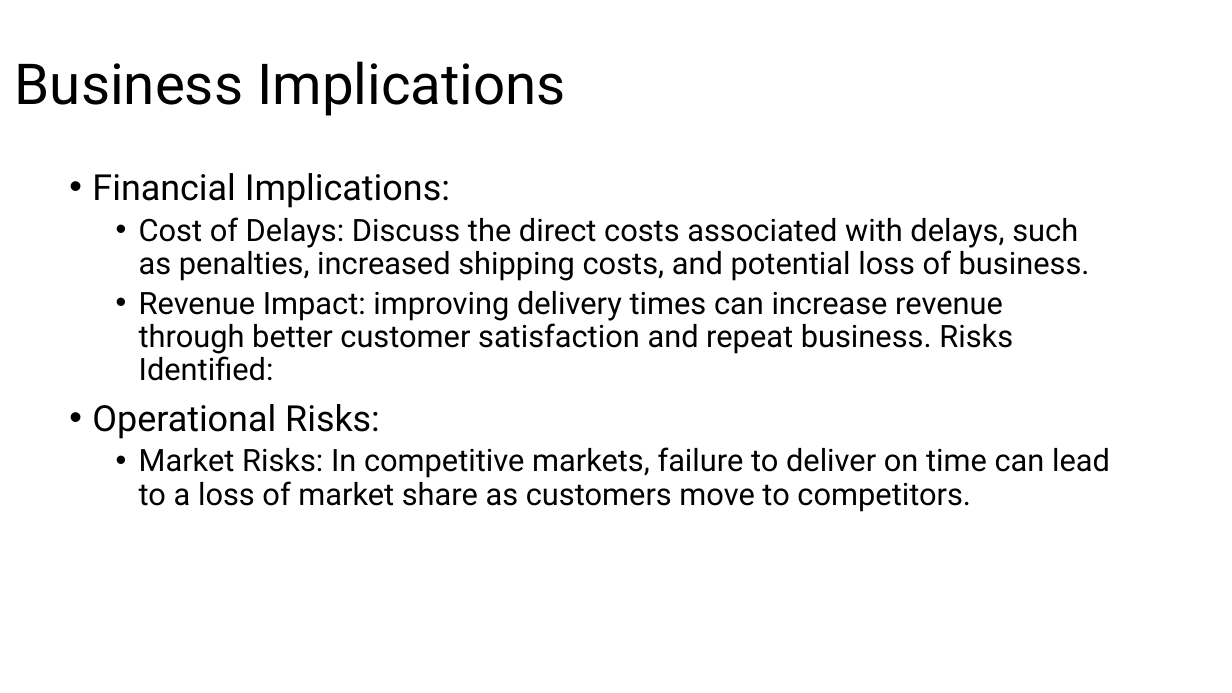
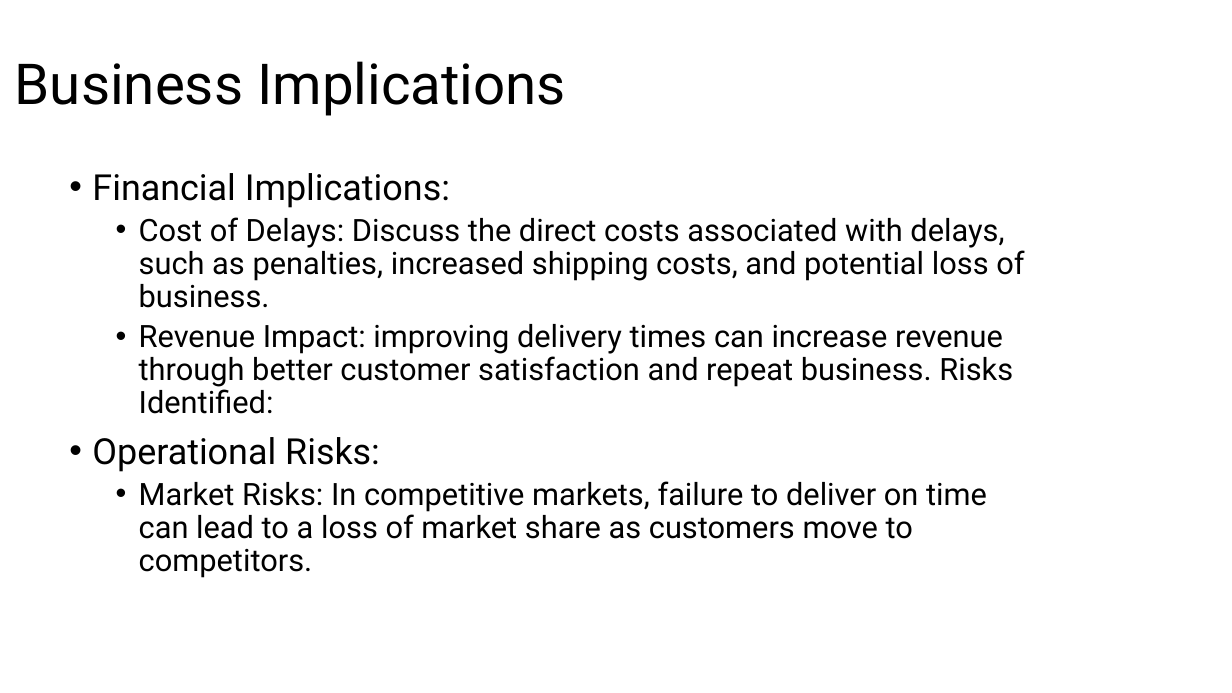
Before and after one commit to dansileshi/Shipment-Delay-Analysis, a slide deck: slide 8 of Shipment Delay Analysis Overview.pptx. Drawn at 1232x693 pixels with LibreOffice and Linux fonts; fonts in the diff are those of the drawing. Boxes give left, top, right and bottom in pixels: in the first picture for what was removed or moved away, otherwise in the second. Text is boxed around its words. In the diff, an @@ line names an element or a change of style, - is before the commit and + after.

```diff
--- a/Shipment Delay Analysis Overview.pptx
+++ b/Shipment Delay Analysis Overview.pptx
@@ text "Financial Implications:" rewrapped from (x1=92, y1=173, x2=1110, y2=512) to (x1=92, y1=173, x2=1024, y2=578) @@
```
Also in this commit, not shown: 1 other slide changed.
